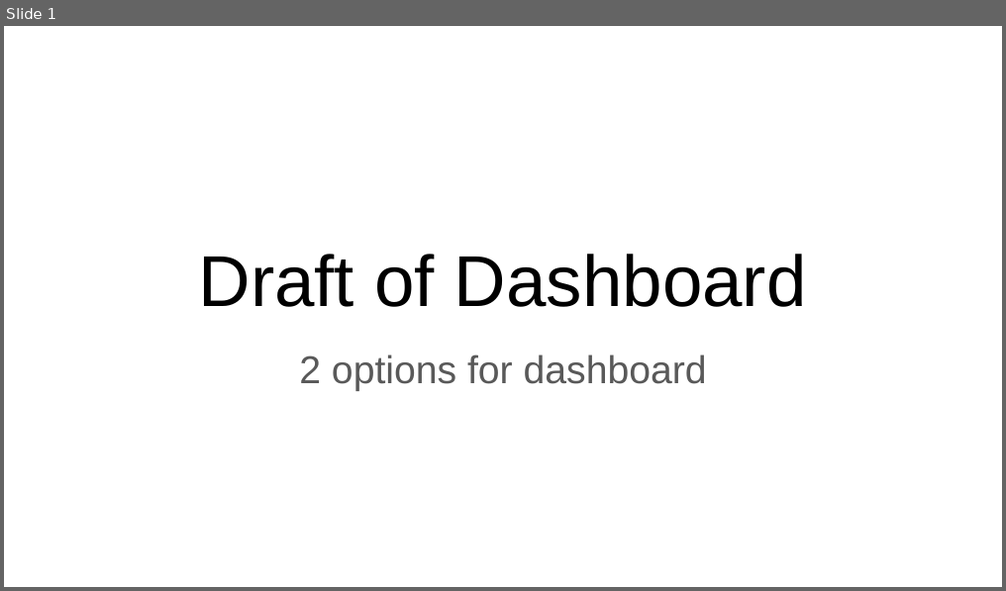
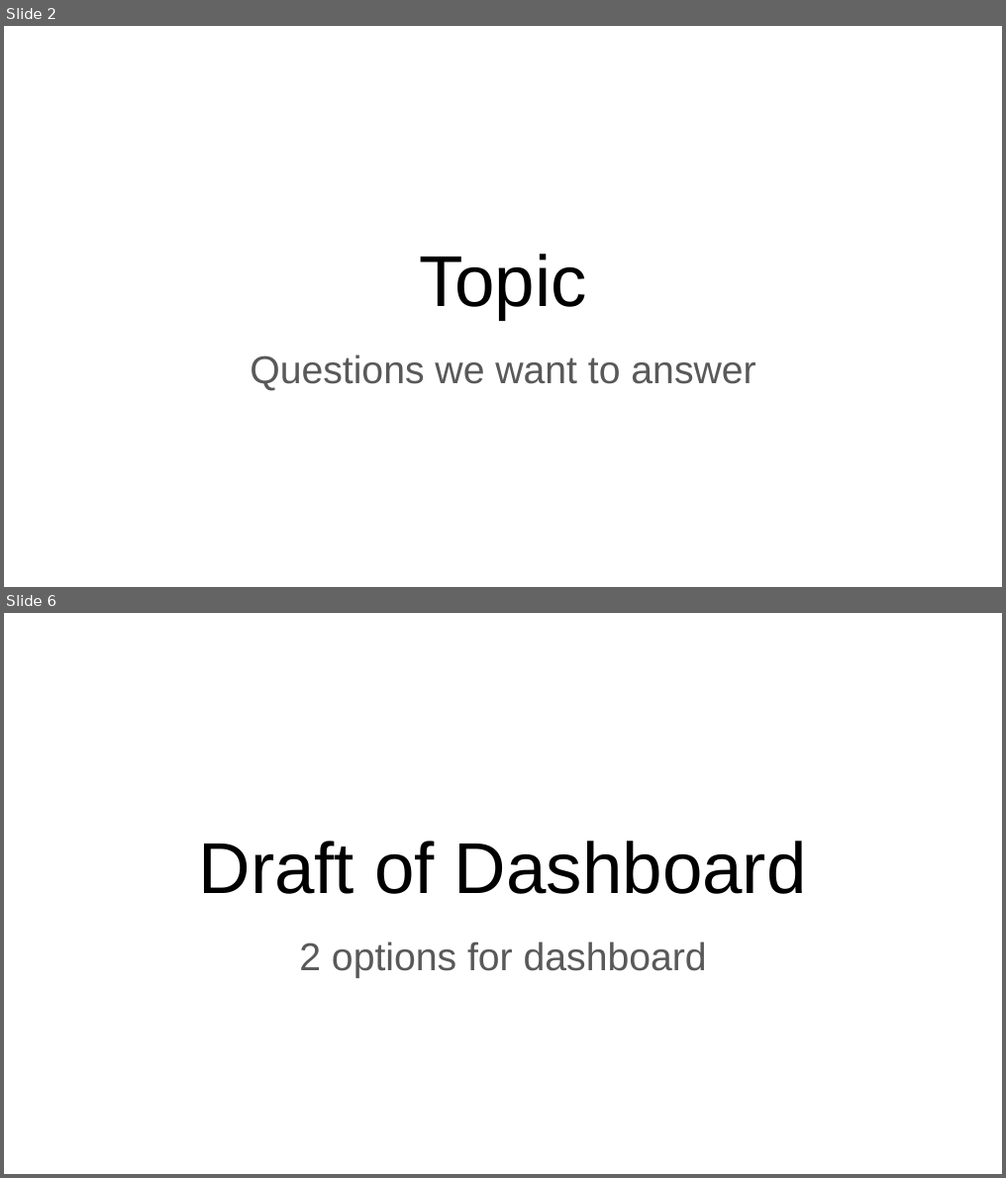
Before and after one commit to ahwinkelman/Group-4-Final, a slide deck: Draft of Dashboard.pptx. Shown one above the other, each under a label of ours: slide 1 before the commit, slides 2 and 6 after it; the slides between them are not shown. The pictures are 1006x591 and 1006x1178 pixels, drawn with LibreOffice and Linux fonts; fonts in the diff are those of the drawing. Boxes give left, top, right and bottom in pixels: in the first picture for what was removed or moved away, otherwise in the second. Text is boxed around its words. In the diff, an @@ line names an element or a change of style, - is before the commit and + after.

```diff
--- a/Draft of Dashboard.pptx
+++ b/Draft of Dashboard.pptx
@@ slide 2 added at (4, 26, 1002, 587), background #FFFFFF @@
@@ title added at (419, 254, 587, 320), 52 pt, text #000000 @@
+Topic
@@ subtitle added at (250, 355, 755, 391), 28 pt, text #595959 @@
+Questions we want to answer
@@ what was slide 1 is now slide 6 @@
```
Also in this commit, not shown: 4 other slides added.
